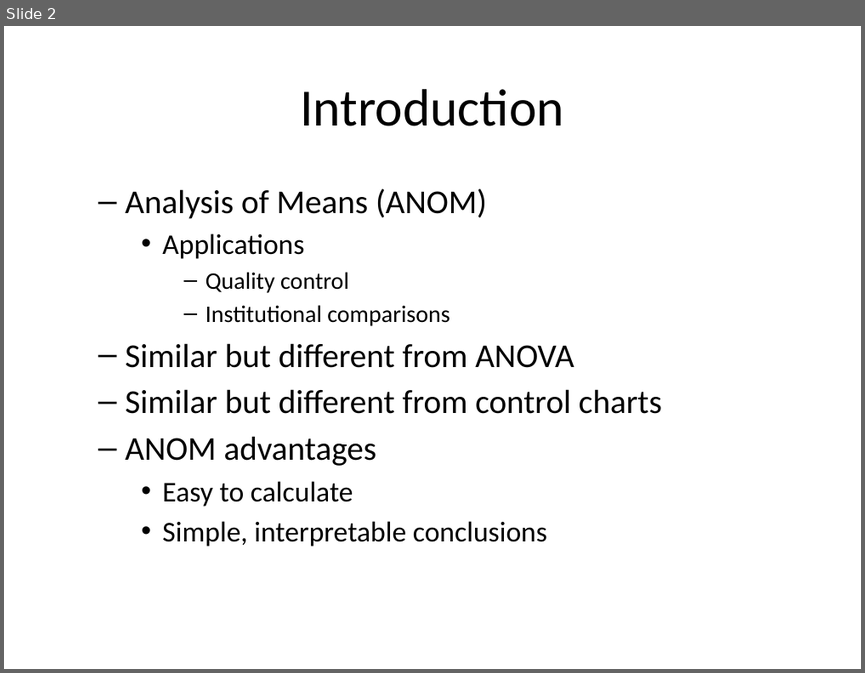
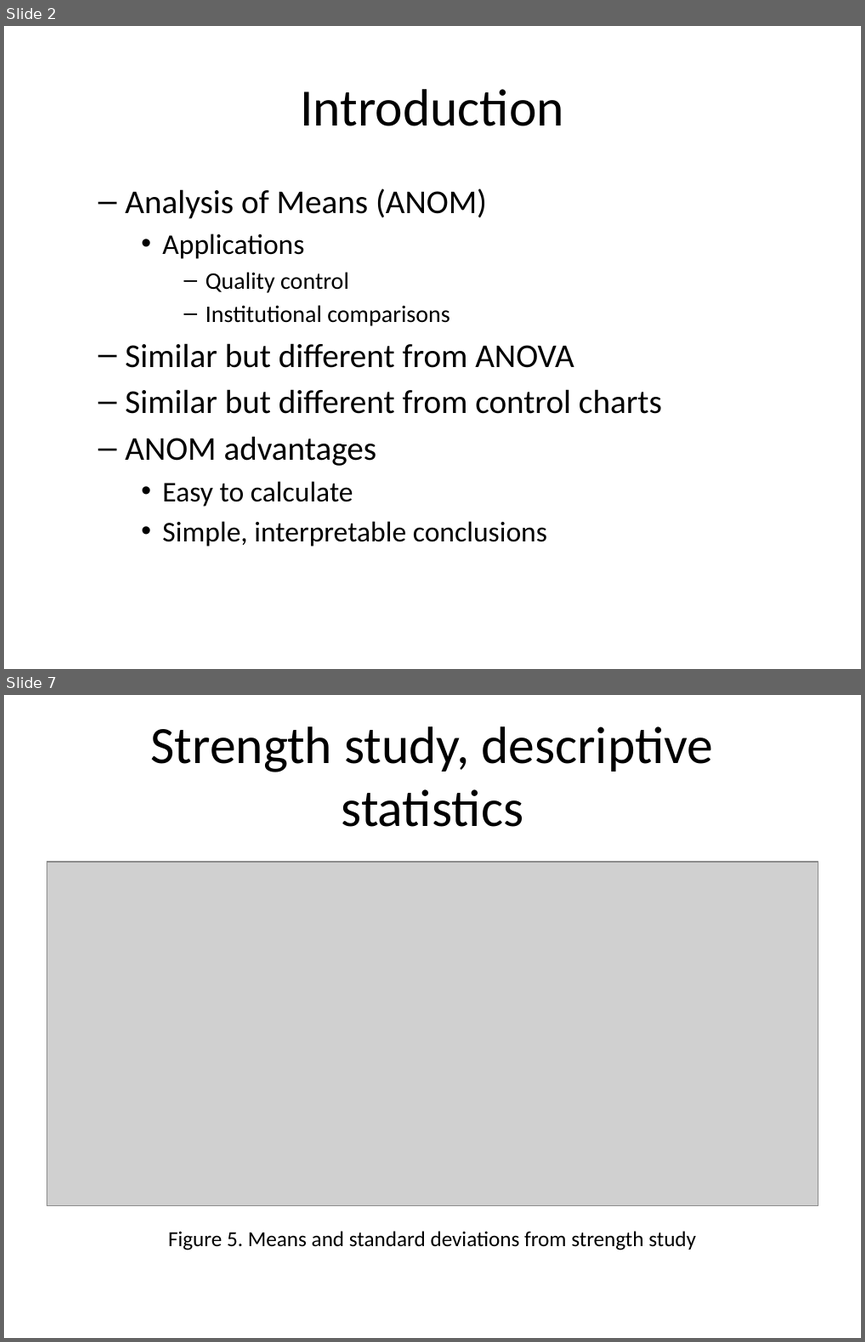
Before and after one commit to pmean/papers-and-presentations, a slide deck: anom/anom-talk.pptx. Shown one above the other, each under a label of ours: slide 2 before the commit, slides 2 and 7 after it; the slides between them are not shown. The pictures are 865x673 and 865x1342 pixels, drawn with LibreOffice and Linux fonts; fonts in the diff are those of the drawing; grey boxes stand for pictures. Boxes give left, top, right and bottom in pixels: in the first picture for what was removed or moved away, otherwise in the second. Text is boxed around its words. In the diff, an @@ line names an element or a change of style, - is before the commit and + after.

Commit message:
Added piston ring images to anom-talk

```diff
--- a/anom/anom-talk.pptx
+++ b/anom/anom-talk.pptx
@@ slide 7 added at <box>4,695,861,1338</box>, background #FFFFFF @@
@@ title added at <box>151,726,714,827</box>, 44 pt, text #000000 @@
+Strength study, descriptive statistics
@@ picture added at <box>46,862,818,1205</box> @@
@@ text added at <box>168,1231,696,1250</box>, 18 pt, text #000000 @@
+Figure 5. Means and standard deviations from strength study
```
Also in this commit, not shown: 2 slides changed, 6 other slides added, 3 slides removed, 9 other files.
